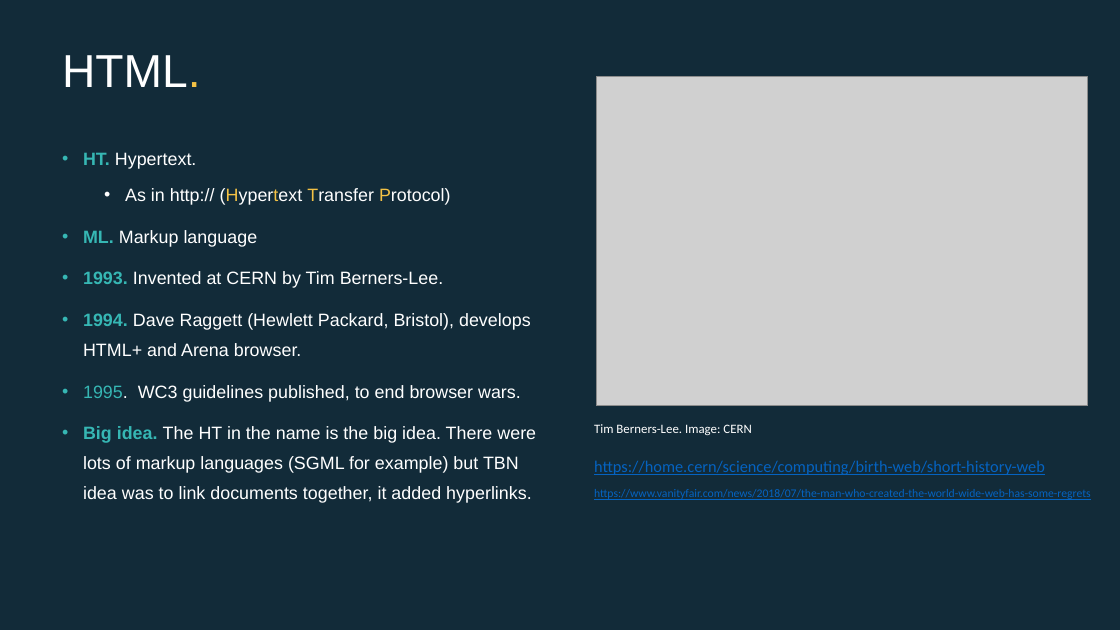
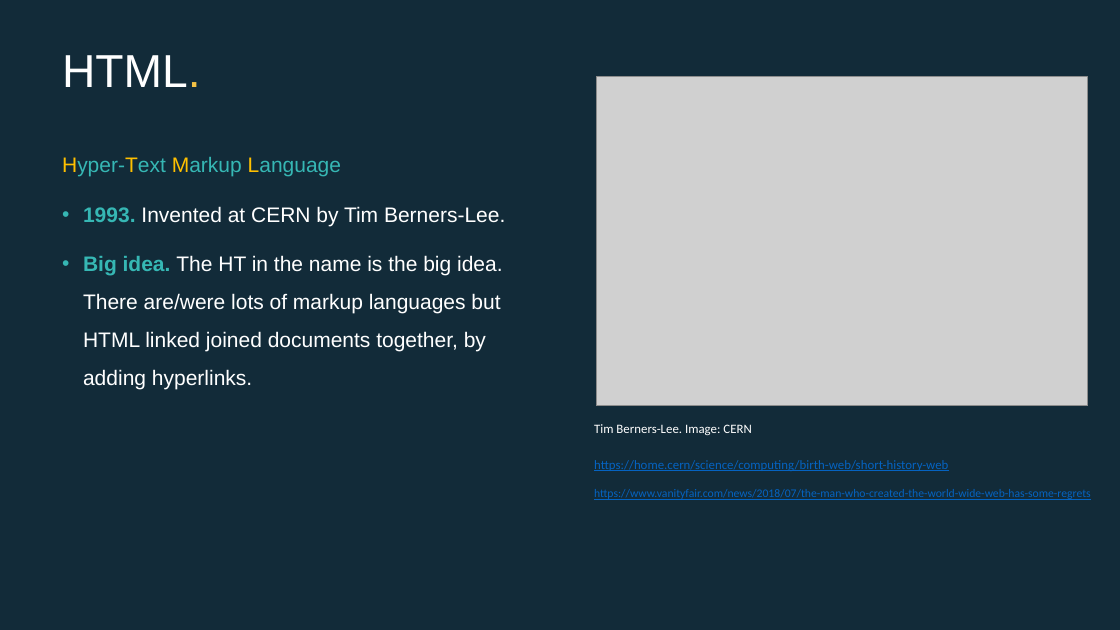
Before and after one commit to EconomicsObservatory/courses, a slide deck: slide 6 of 2/s2_Building_your_first_website.pptx (slide 7 before the commit). Drawn at 1120x630 pixels with LibreOffice and Linux fonts; fonts in the diff are those of the drawing; grey boxes stand for pictures. Boxes give left, top, right and bottom in pixels: in the first picture for what was removed or moved away, otherwise in the second. Text is boxed around its words. In the diff, an @@ line names an element or a change of style, - is before the commit and + after.

```diff
--- a/2/s2_Building_your_first_website.pptx
+++ b/2/s2_Building_your_first_website.pptx
@@ text at bbox=[62, 157, 341, 177]: text changed; size 15.3 to 18 pt; text colour #FFFFFF to #36B7B4 @@
-• HT. Hypertext.
-  • As in http:// (Hypertext Transfer Protocol)
-• ML. Markup language
+Hyper-Text Markup Language
@@ text at bbox=[83, 206, 505, 226]: size 15.3 to 18 pt in "1993. Invented at CERN by Tim Berners-Lee."; line spacing 1.4 to 1.5 @@
@@ text at bbox=[83, 255, 503, 389]: text changed; size 15.3 to 18 pt @@
-• 1994. Dave Raggett (Hewlett Packard, Bristol), develops HTML+ and Arena browser.
-• 1995. WC3 guidelines published, to end browser wars.
-• Big idea. The HT in the name is the big idea. There were lots of markup languages (SGML for example) but TBN idea was to link documents together, it added hyperlinks.
+• Big idea. The HT in the name is the big idea. There are/were lots of markup languages but HTML linked joined documents together, by adding hyperlinks.
@@ text "https://home.cern/science/computing/birth-web/short-history- ..." at bbox=[594, 460, 948, 471]: size 14 to 11 pt @@
```
Also in this commit, not shown: 4 other slides changed, 4 slides added, 2 slides removed, 4 other files.
